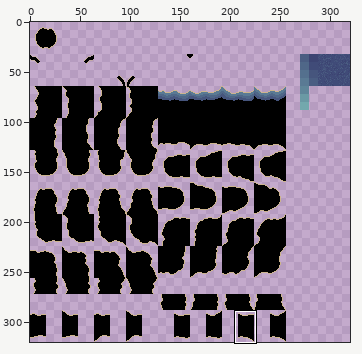
One commit to this pixel-art file: tiles/coast.ase. Above: a wide view before the commit, with the close-up outlined.
Close-up. The starting point:
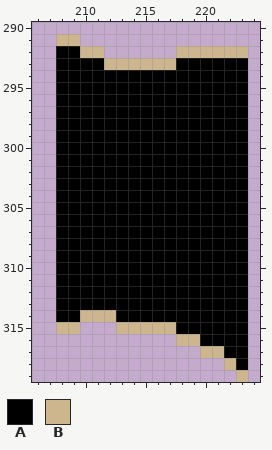
320x320 pixels, 1 frame. Shown: x 206..224, y 290..319. The commit also changed other parts of the picture, which this record leaves out.
Visible layers, top first: "beach", "stencils".
Palette (. is transparent): A #000000  B #cdb58e
Pixels before, first column x 208:
291 BB..............
292 AABB......BBBBBB
293 AAAABBBBBBAAAAAA
294 AAAAAAAAAAAAAAAA
295 AAAAAAAAAAAAAAAA
296 AAAAAAAAAAAAAAAA
297 AAAAAAAAAAAAAAAA
298 AAAAAAAAAAAAAAAA
299 AAAAAAAAAAAAAAAA
300 AAAAAAAAAAAAAAAA
301 AAAAAAAAAAAAAAAA
302 AAAAAAAAAAAAAAAA
303 AAAAAAAAAAAAAAAA
304 AAAAAAAAAAAAAAAA
305 AAAAAAAAAAAAAAAA
306 AAAAAAAAAAAAAAAA
307 AAAAAAAAAAAAAAAA
308 AAAAAAAAAAAAAAAA
309 AAAAAAAAAAAAAAAA
310 AAAAAAAAAAAAAAAA
311 AAAAAAAAAAAAAAAA
312 AAAAAAAAAAAAAAAA
313 AAAAAAAAAAAAAAAA
314 AABBBAAAAAAAAAAA
315 BB...BBBBBAAAAAA
316 ..........BBAAAA
317 ............BBAA
318 ..............BA
319 ...............B
The result:
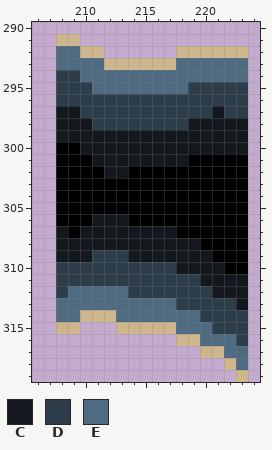
Colours new in this view: C #12181d  D #2d3d4a  E #4f6b82
From the commit log: Finish beach tiles.
The exact change:
{"where": "layer \"beach\""}
{"y":292,"x":208,"old":"AA","new":"EE"}
{"y":293,"x":208,"old":"AAAA","new":"EEEE"}
{"y":293,"x":218,"old":"AAAAAA","new":"EEEEEE"}
{"y":294,"x":208,"old":"AAAAAAAAAAAAAAAA","new":"DDEEEEEEEEEEEEEE"}
{"y":295,"x":208,"old":"AAAAAAAAAAAAAAAA","new":"DDDEEEEEEEEDDDDD"}
{"y":296,"x":208,"old":"AAAAAAAAAAAAAAAA","new":"DDDDDDDDDDDDDDDD"}
{"y":297,"x":208,"old":"AAAAAAAAAAAAAAAA","new":"CCDDDDDDDDDDDCDD"}
{"y":298,"x":208,"old":"AAAAAAAAAAAAAAAA","new":"CCCDDDDDDDDCCCCC"}
{"y":299,"x":208,"old":"AAAAAAAAAAAAAAAA","new":"CCCCCCCCCCCCCCCC"}
{"y":300,"x":210,"old":"AAAAAAAAAAAAAA","new":"CCCCCCCCCCCCCC"}
{"y":301,"x":211,"old":"AAAAAAAA","new":"CCCCCCCC"}
{"y":302,"x":212,"old":"AA","new":"CC"}
{"y":306,"x":211,"old":"AAA","new":"CCC"}
{"y":307,"x":208,"old":"A","new":"C"}
{"y":307,"x":210,"old":"AAAAAAAA","new":"CCCCCCCC"}
{"y":308,"x":208,"old":"AAAAAAAAAAAA","new":"CCCCCCCCCCCC"}
{"y":309,"x":208,"old":"AAAAAAAAAAAAA","new":"CCCDDDCCCCCCC"}
{"y":310,"x":208,"old":"AAAAAAAAAAAAAA","new":"DDDDDDDDDDCCCC"}
{"y":311,"x":208,"old":"AAAAAAAAAAAAAAAA","new":"DDDDDDDDDDDDCCCC"}
{"y":312,"x":208,"old":"AAAAAAAAAAAAAAAA","new":"DEEEEEDDDDDDDCCC"}
{"y":313,"x":208,"old":"AAAAAAAAAAAAAAAA","new":"EEEEEEEEEEDDDDDC"}
{"y":314,"x":208,"old":"AA","new":"EE"}
{"y":314,"x":213,"old":"AAAAAAAAAAA","new":"EEEEEEEDDDD"}
{"y":315,"x":218,"old":"AAAAAA","new":"EEEDDD"}
{"y":316,"x":220,"old":"AAAA","new":"EEED"}
{"y":317,"x":222,"old":"AA","new":"EE"}
{"y":318,"x":223,"old":"A","new":"E"}
{"label":"changed","picture_box":[56,46,248,370]}
